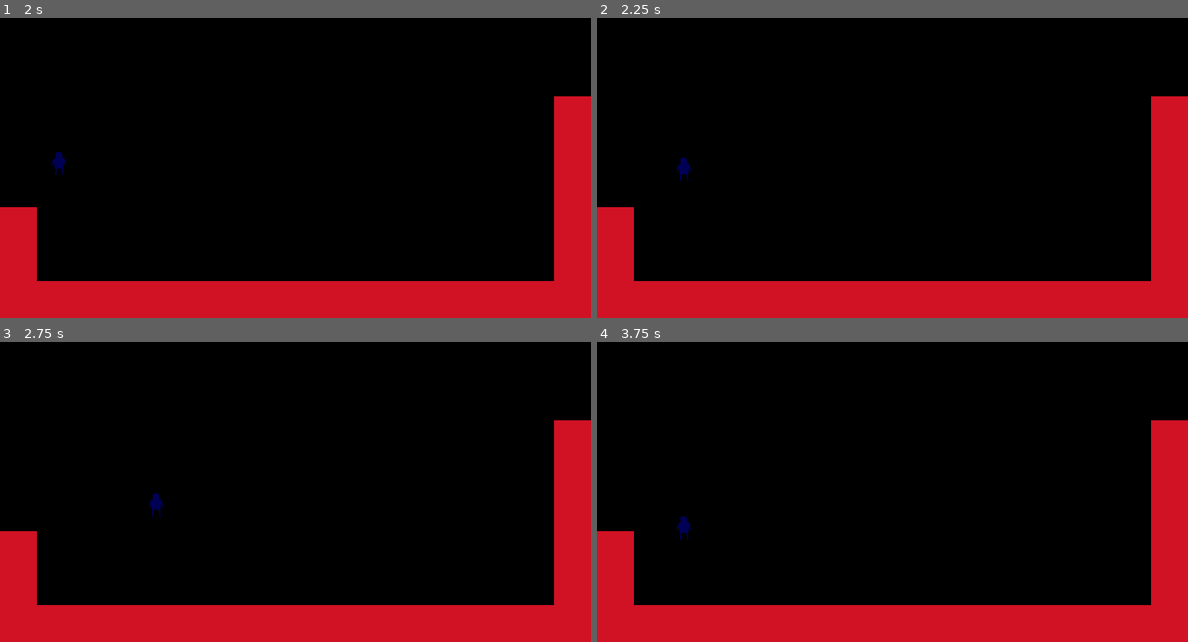
Above: before the commit, frames 1-4 (two rows, left to right).
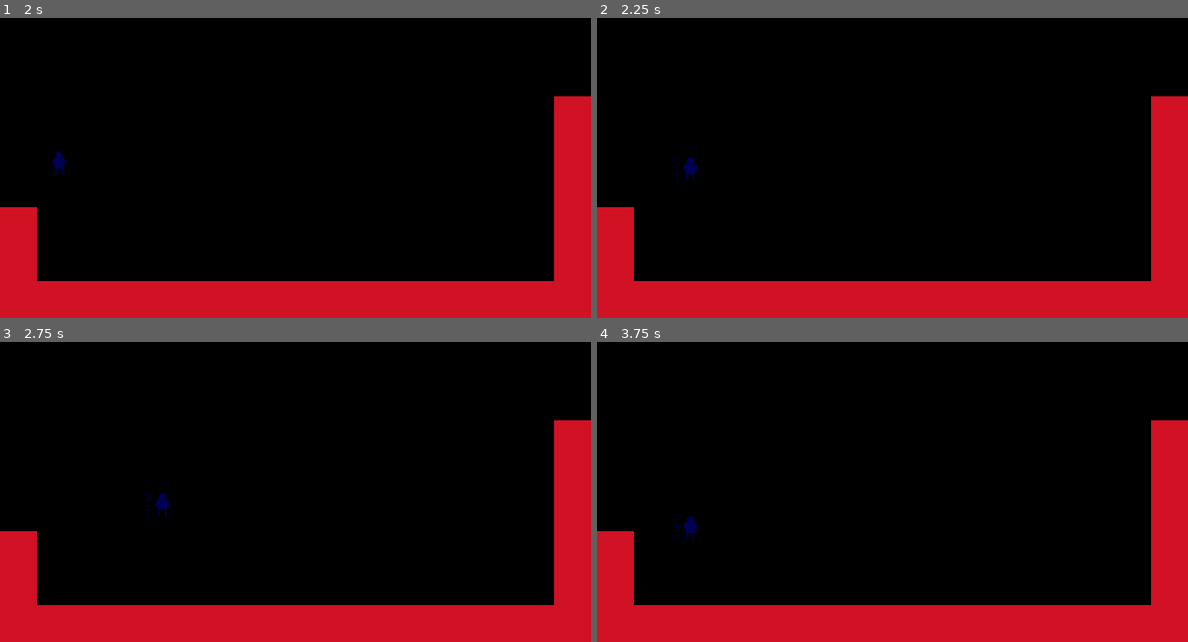
Above: after the commit, the same moments.

Repository: Vilkku11/super-journey
Game: Godot game, scene res://Control.tscn
Same seed, same stepped clock (60 frames per second), same inputs: the game is played once before the commit and once after it.
Inputs:
- Up to frame 1 (2 s): click "New Game" at 0.5 s; click "Yes" at 1.25 s
- Up to frame 2 (2.25 s): tap Enter at 2 s; hold Right (move_right) from 2.03 s (still down)
- Up to frame 3 (2.75 s): keep holding Right (move_right)
- Up to frame 4 (3.75 s): release Right (move_right) at 2.78 s; hold Left (move_left) 2.78-3.53 s; hold Right (move_right) from 3.53 s (still down)

Frame 1 is identical in both runs. In frame 2, 0.2% of the frame differs, in the area x 12-17%, y 46-55%; in frame 3, 0.2%; in frame 4, 0.2%, in the area x 12-17%, y 57-66%.

Commit message:
Added player  test animation

Diff:
--- a/Src/Actors/Player.gd
+++ b/Src/Actors/Player.gd
@@ -5,4 +5,28 @@
 		Input.get_action_strength("move_right") - Input.get_action_strength("move_left"),
 		0.0
 	)
+	#if direction == "move_right" or direction == "move_left":
+	#	$AnimationPlayer.play("Movement")
 	velocity = speed * direction
+	_animation(velocity)
+
+
+func _ready():
+	$Movement.visible = false
+
+
+
+func _animation(velocity):
+	if velocity > Vector2(0,0) or velocity < Vector2(0,0):
+		$Movement.visible = true
+		$AnimationPlayer.play("Movement")
+		if velocity > Vector2(0,0):
+			$Paahahmov2.set_flip_h( true )
+			$Movement.set_flip_h(true)
+		else:
+			$Paahahmov2.set_flip_h( false )
+			$Movement.set_flip_h( false )
+	elif $AnimationPlayer.is_playing() == true:
+		$AnimationPlayer.stop()
+		$Movement.visible = false
+	print(velocity)
--- a/Src/Actors/Player.tscn
+++ b/Src/Actors/Player.tscn
@@ -1,10 +1,29 @@
-[gd_scene load_steps=4 format=2]
+[gd_scene load_steps=6 format=2]
 
 [ext_resource path="res://Assets/Paahahmov2.png" type="Texture" id=1]
 [ext_resource path="res://Src/Actors/Player.gd" type="Script" id=2]
+[ext_resource path="res://Assets/Paahahmov2_spritesheet.png" type="Texture" id=3]
 
 [sub_resource type="CapsuleShape2D" id=1]
 height = 28.0
+
+[sub_resource type="Animation" id=2]
+resource_name = "Movement"
+length = 0.23
+loop = true
+step = 0.01
+tracks/0/type = "value"
+tracks/0/path = NodePath("Movement:frame")
+tracks/0/interp = 1
+tracks/0/loop_wrap = true
+tracks/0/imported = false
+tracks/0/enabled = true
+tracks/0/keys = {
+"times": PoolRealArray( 0, 0.06, 0.12, 0.18 ),
+"transitions": PoolRealArray( 1, 1, 1, 1 ),
+"update": 1,
+"values": [ 0, 1, 2, 3 ]
+}
 
 [node name="Player" type="KinematicBody2D"]
 collision_mask = 4
@@ -17,3 +36,13 @@
 [node name="CollisionShape2D" type="CollisionShape2D" parent="."]
 position = Vector2( -8, -25 )
 shape = SubResource( 1 )
+
+[node name="AnimationPlayer" type="AnimationPlayer" parent="."]
+anims/Movement = SubResource( 2 )
+
+[node name="Movement" type="Sprite" parent="."]
+position = Vector2( 0, -32 )
+texture = ExtResource( 3 )
+hframes = 2
+vframes = 2
+frame = 1
--- a/project.godot
+++ b/project.godot
@@ -39,6 +39,30 @@
 
 str=false
 
+[importer_defaults]
+
+texture={
+"compress/bptc_ldr": 0,
+"compress/hdr_mode": 0,
+"compress/lossy_quality": 0.7,
+"compress/mode": 0,
+"compress/normal_map": 0,
+"detect_3d": false,
+"flags/anisotropic": false,
+"flags/filter": false,
+"flags/mipmaps": false,
+"flags/repeat": 0,
+"flags/srgb": 2,
+"process/HDR_as_SRGB": false,
+"process/fix_alpha_border": true,
+"process/invert_color": false,
+"process/normal_map_invert_y": false,
+"process/premult_alpha": false,
+"size_limit": 0,
+"stream": false,
+"svg/scale": 1.0
+}
+
 [input]
 
 move_left={
Binary file added: Assets/Paahahmov2_spritesheet.png
Not shown, added: Assets/Paahahmov2_spritesheet.png.import
